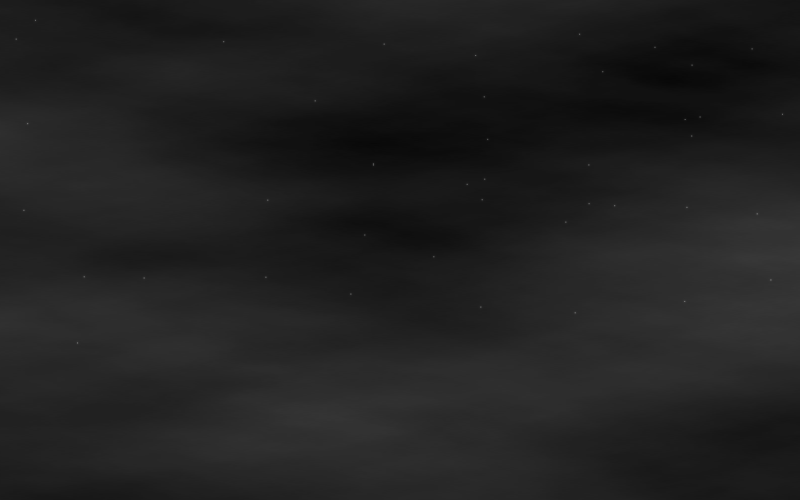
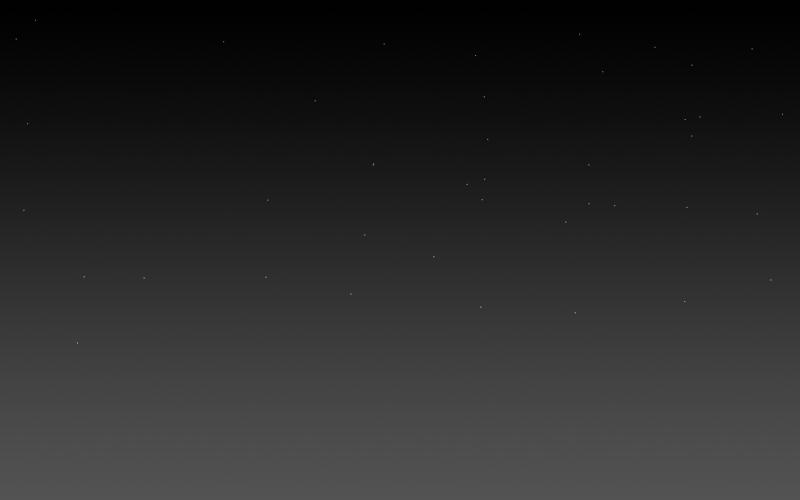
Two versions of the same layered image (800 x 500). Layer-by-layer changes:
renamed "Layer 6" to "clouds", hid it over (0, 0, 800, 500)
hid "stars blur" over (0, 0, 800, 500)
added layer "Layer 6" above "black" over (0, 0, 800, 500)
